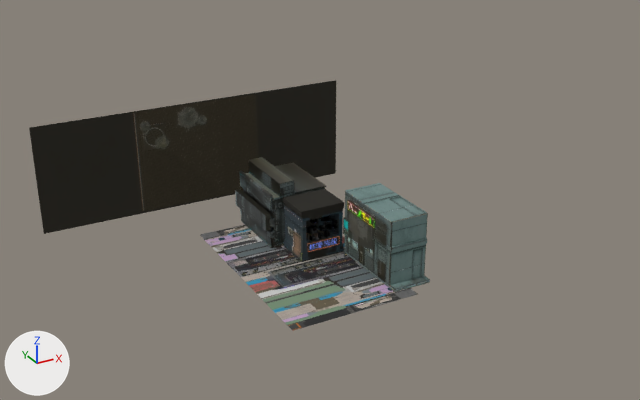
One commit to the glTF model static/models/Background.glb: the scene before it, then after it.
One viewpoint serves both versions: a 50 mm camera at (-1514.0, -1702.0, 1125.0) aimed at (-441.0, 250.0, 149.0). Lighting does not change. The marker at lower left points along +X, +Y and +Z. Where no turn or scale is listed for an object, it has been applied to the vertices.

Objects in the first picture: 'Floor', 'Floor001', 'Store2', 'Store3', 'Store3_B', 'Store4', 'background'.
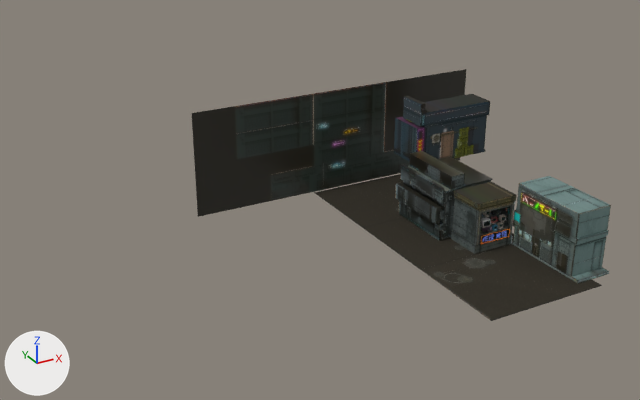
Edits to the bpy script that builds the scene:
```text
Add img_image_10:
    img_image_10 = load_image('Image_10', '_unpacked/Image_10', 1024, 1024, 'sRGB')
Change mat_background:
    mat_background.texture: img_image_2 -> img_image_10
    mat_background.roughness: 1.0 -> 0.3
Change mat_store3:
    where n3 = _N.new('ShaderNodeTexImage'); n3.name = 'Image Texture'
    n3.image: img_image_3 -> img_image_4
Change mat_floor:
    where n3 = _N.new('ShaderNodeTexImage'); n3.name = 'Image Texture'
    n3.image: img_image_9 -> img_image_2
Add mat_store5:
    mat_store5 = bpy.data.materials.new('Store5')
    # colours: light grey #cacaca
    # uses the picture img_image_3
Add me_object012:
    me_object012.from_pydata(...)  # 16 vertices, 12 faces; spans x -52.6..52.6, y 1.5..62.3, z -18.1..3.5
    me_object012.materials.append(mat_store3)
Add me_store008:
    me_store008.from_pydata(...)  # 69 vertices, 108 faces; spans x -134.0..134.0, y -59.0..59.0, z -97.0..97.0
    me_store008.materials.append(mat_store5)
Add me_floor002:
    me_floor002.from_pydata(...)  # 4 vertices, 2 faces; spans x -181.0..181.0, y -149.0..149.0, z 0.0
    me_floor002.materials.append(mat_floor)
Change ob_store2:
    ob_store2.location: (-382.0, 106.0, 84.0) -> (50.0, -100.0, 94.0)
Change ob_store4:
    ob_store4.location: (-470.0, 438.0, 88.0) -> (-39.0, 232.0, 98.0)
Change ob_background:
    ob_background.location: (-602.0, 740.0, 155.0) -> (-170.0, 614.0, 165.0)
Change ob_store3:
    ob_store3.location: (-496.0, 220.0, 67.0) -> (-64.0, 14.0, 77.0)
Change ob_store3_b:
    ob_store3_b.location: (-447.0, 241.0, 62.0) -> (-16.0, 35.0, 72.0)
Change ob_floor:
    ob_floor.location: (-515.0, 69.0, -10.0) -> (-83.0, -137.0, 0.0)
Change ob_floor001:
    ob_floor001.location: (-515.0, 368.0, -10.0) -> (-83.0, 162.0, 0.0)
Add ob_object012:
    ob_object012 = bpy.data.objects.new('Object012', me_object012)
    ob_object012.location = (-16.0, 20.0, 90.0)
Add ob_store008:
    ob_store008 = bpy.data.objects.new('Store008', me_store008)
    ob_store008.location = (72.0, 401.0, 241.0)
Add ob_floor002:
    ob_floor002 = bpy.data.objects.new('Floor002', me_floor002)
    ob_floor002.location = (-83.0, 460.0, 0.0)
```

Where the change shows, as pixel boxes (x1, y1, x2, y2) in the pictures (640 x 400 px):
'background', surface changed, moved
    before: (29, 80, 336, 234)
    after: (192, 69, 466, 217)
'Store2', moved
    before: (343, 183, 430, 292)
    after: (512, 176, 611, 283)
'Floor', surface changed, moved
    before: (242, 252, 418, 331)
    after: (421, 245, 602, 321)
'Store4', moved
    before: (235, 157, 326, 248)
    after: (395, 151, 493, 241)
'Store3', surface changed, moved
    before: (283, 189, 344, 262)
    after: (451, 182, 517, 254)
'Floor001', surface changed, moved
    before: (200, 225, 345, 278)
    after: (363, 218, 514, 270)
'Store008', added
    after: (394, 94, 490, 161)
'Floor002', added
    after: (315, 174, 404, 228)
'Store3_B', moved
    before: (306, 216, 340, 253)
    after: (480, 207, 510, 245)
'Object012', added
    after: (481, 211, 507, 228)
